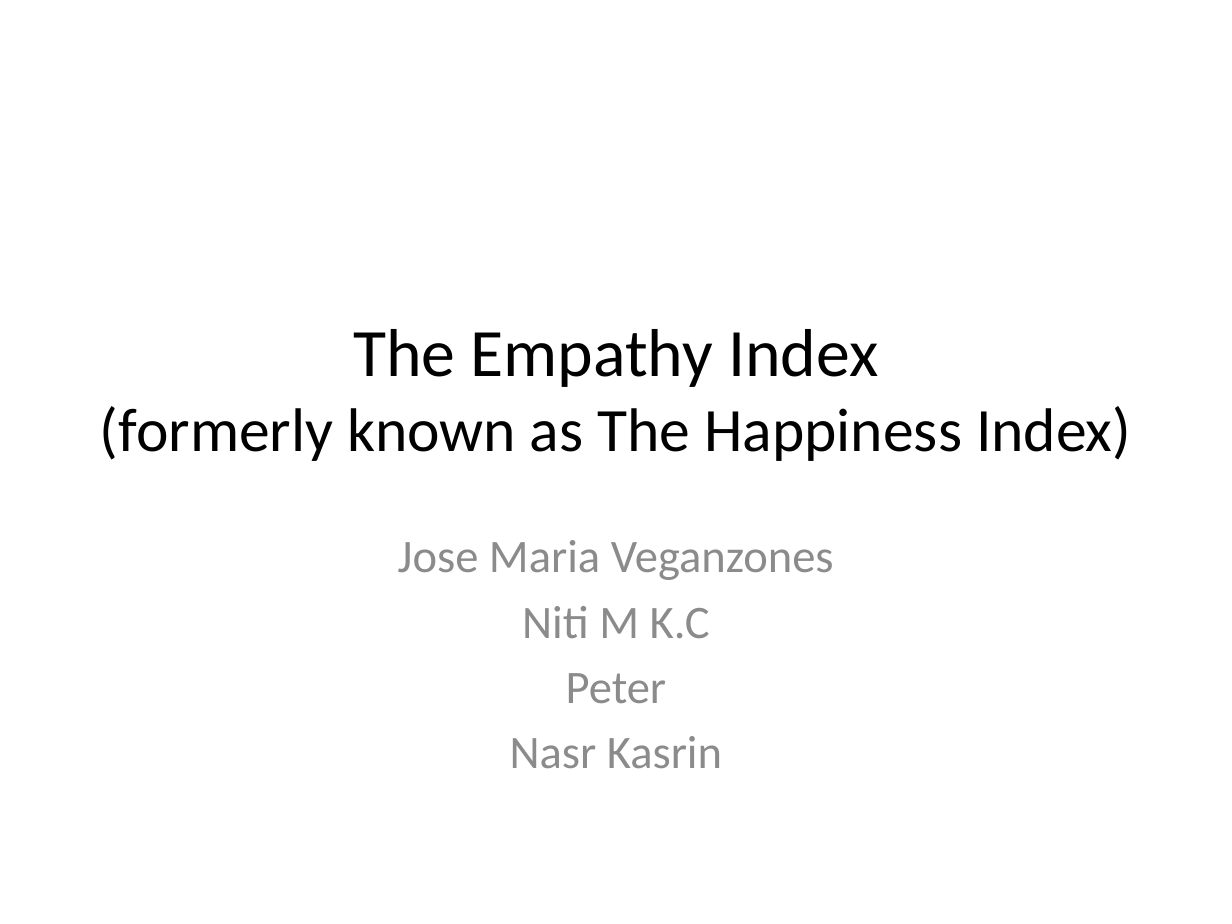
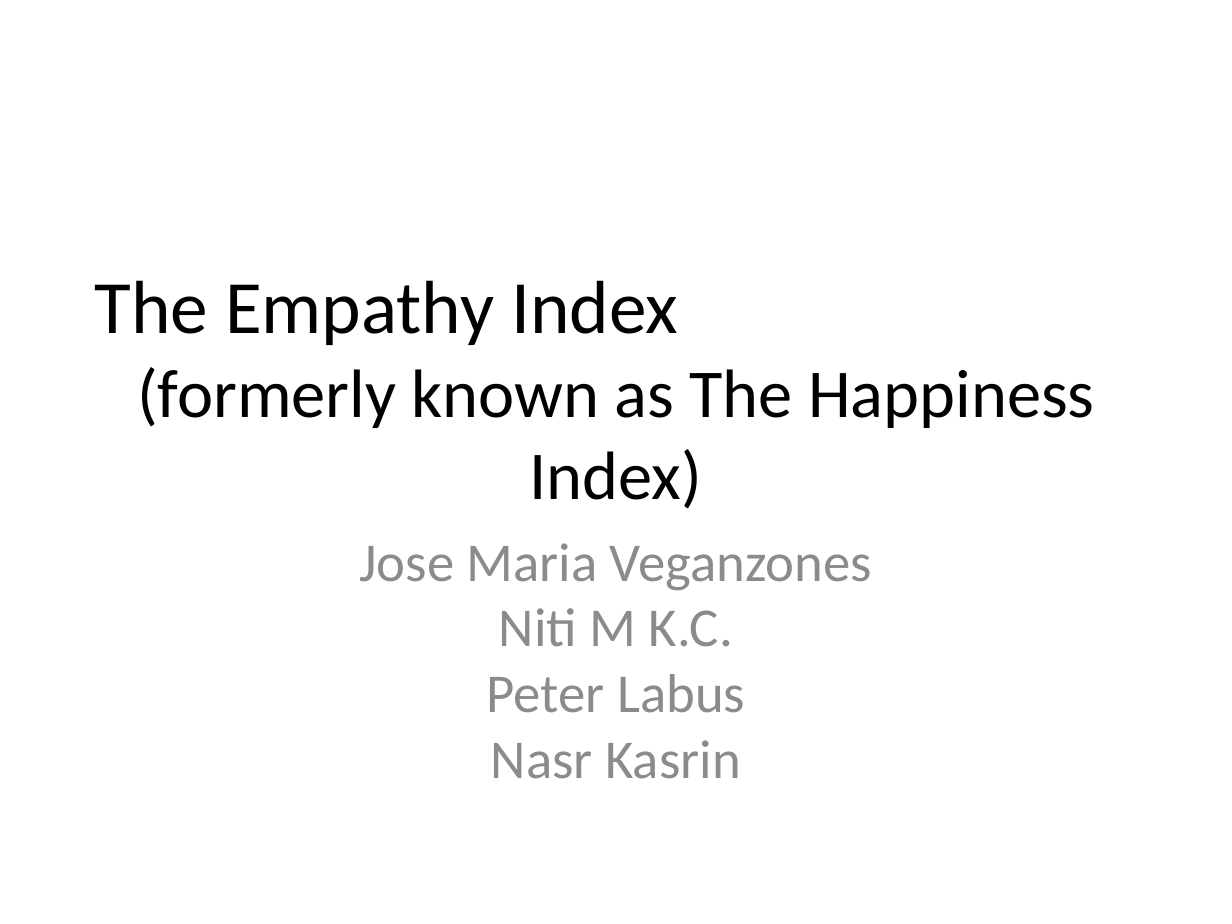
Before and after one commit to NasrK/streamline-hackathon-boilerplate, a slide deck: slide 1 of Team Happiness.pptx. Drawn at 1232x924 pixels with LibreOffice and Linux fonts; fonts in the diff are those of the drawing. Boxes give left, top, right and bottom in pixels: in the first picture for what was removed or moved away, otherwise in the second. Text is boxed around its words. In the diff, an @@ line names an element or a change of style, - is before the commit and + after.

```diff
--- a/Team Happiness.pptx
+++ b/Team Happiness.pptx
@@ text "The Empathy Index (formerly known ..." at box(95, 280, 1094, 509): size 39.6 to 44 pt in "The Empathy Index"; size 36 to 40 pt in "(formerly known as The Happiness Index)" @@
@@ text at box(359, 543, 872, 779): size 27.2 to 32 pt, text colour #8C8C8C to #8B8B8B in "Jose Maria Veganzones", "Nasr Kasrin"; less space between paragraphs @@
@@ text at box(486, 608, 745, 713): text changed; size 27.2 to 32 pt; text colour #8C8C8C to #8B8B8B @@
-Niti M K.C
-Peter
+Niti M K.C.
+Peter Labus
```
Also in this commit, not shown: 7 other slides changed, 2 slides added, 3 slides removed.
